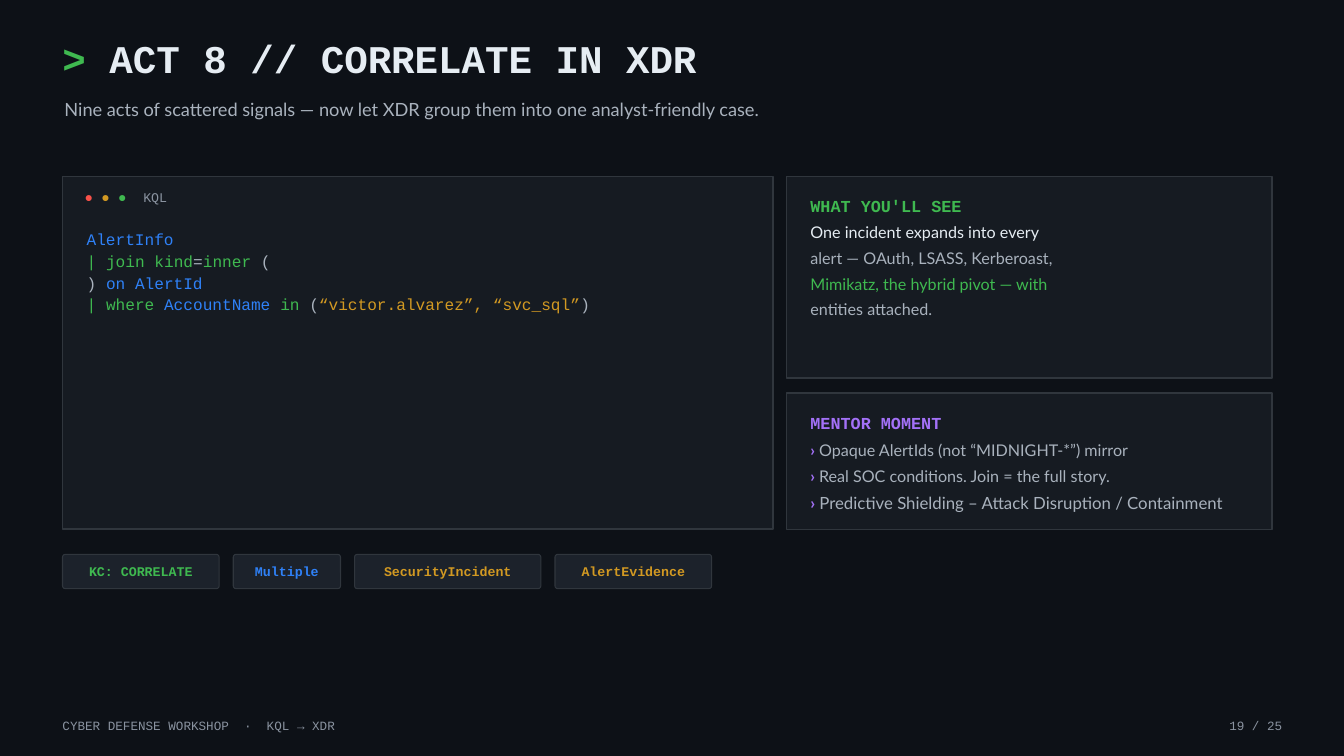
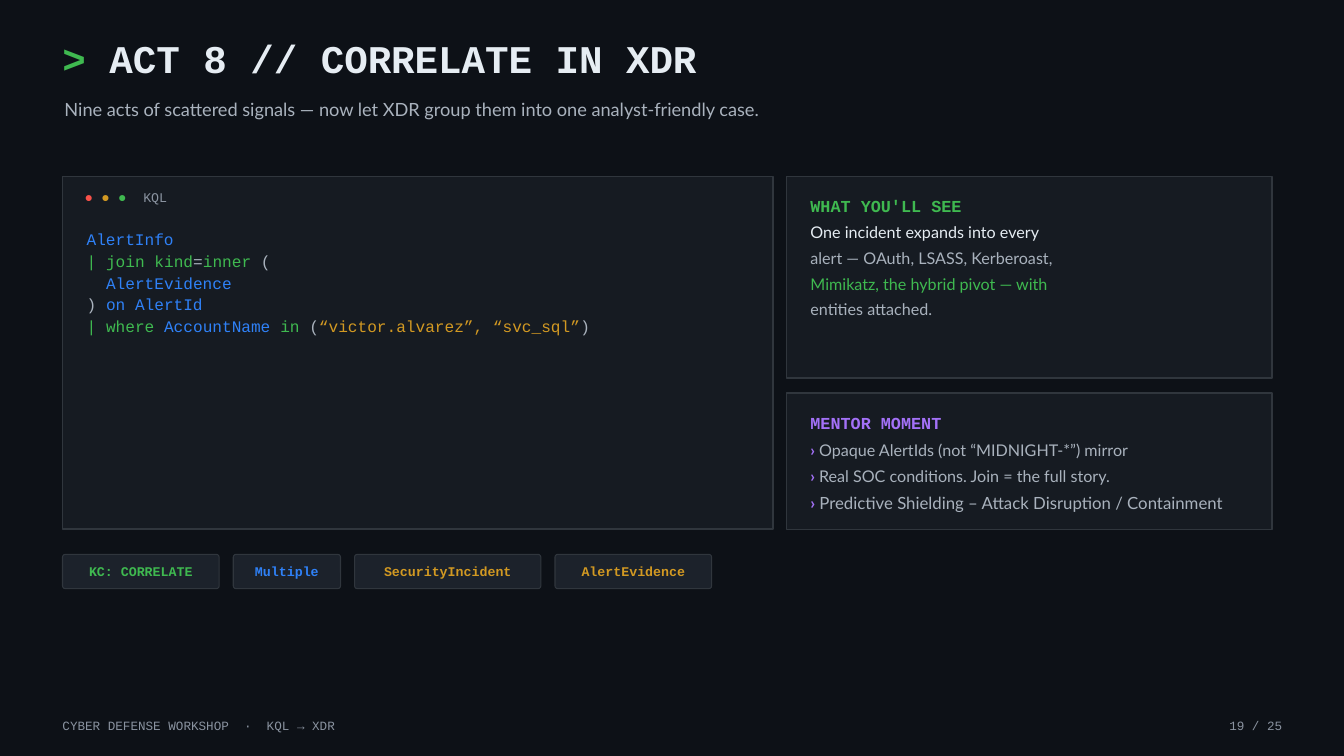
Before and after one commit to dcodev1702/Cyber-Defense-Workshop-ADX, a slide deck: slide 19 of STUDENT-GUIDES/Cyber_Defense_KQL_Workshop_v2.pptx. Drawn at 1344x756 pixels with LibreOffice and Linux fonts; fonts in the diff are those of the drawing. Boxes give left, top, right and bottom in pixels: in the first picture for what was removed or moved away, otherwise in the second. Text is boxed around its words. In the diff, an @@ line names an element or a change of style, - is before the commit and + after.

```diff
--- a/STUDENT-GUIDES/Cyber_Defense_KQL_Workshop_v2.pptx
+++ b/STUDENT-GUIDES/Cyber_Defense_KQL_Workshop_v2.pptx
@@ text at (x1=106, y1=277, x2=232, y2=289): paragraph added @@
+AlertEvidence
```
